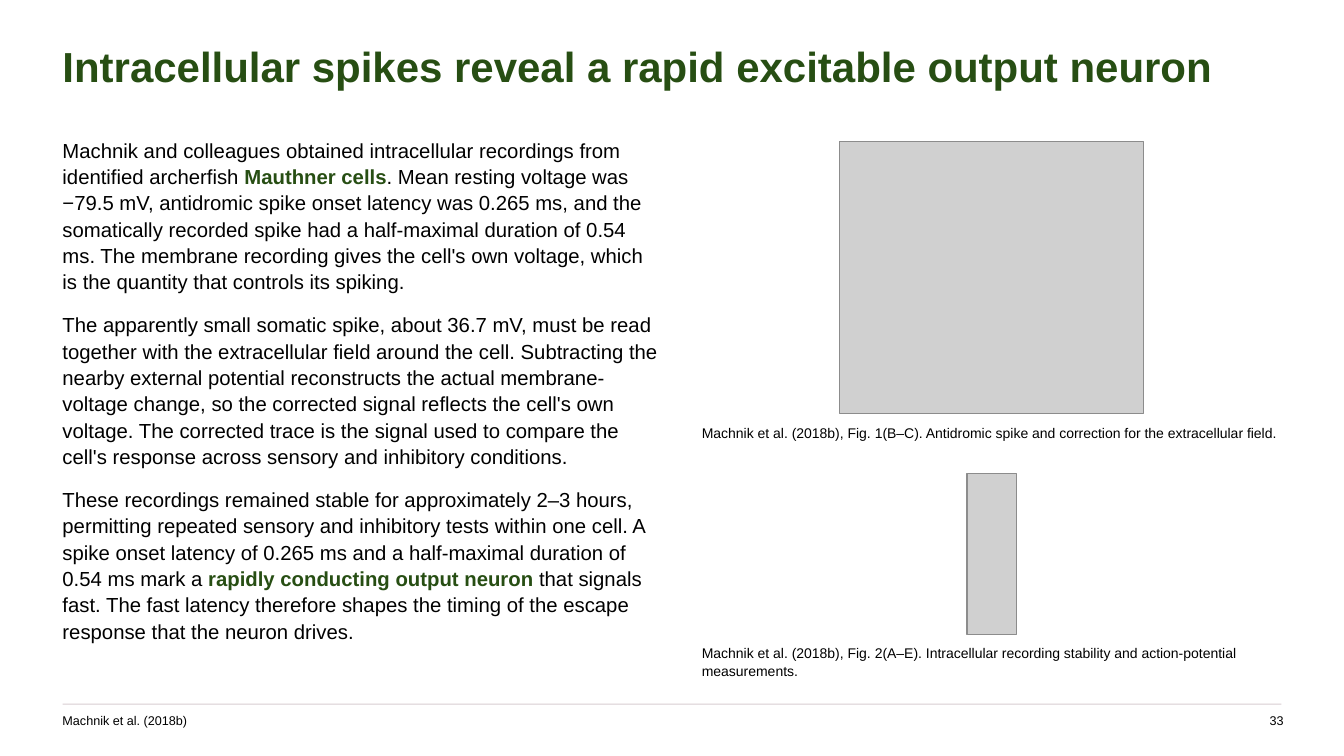
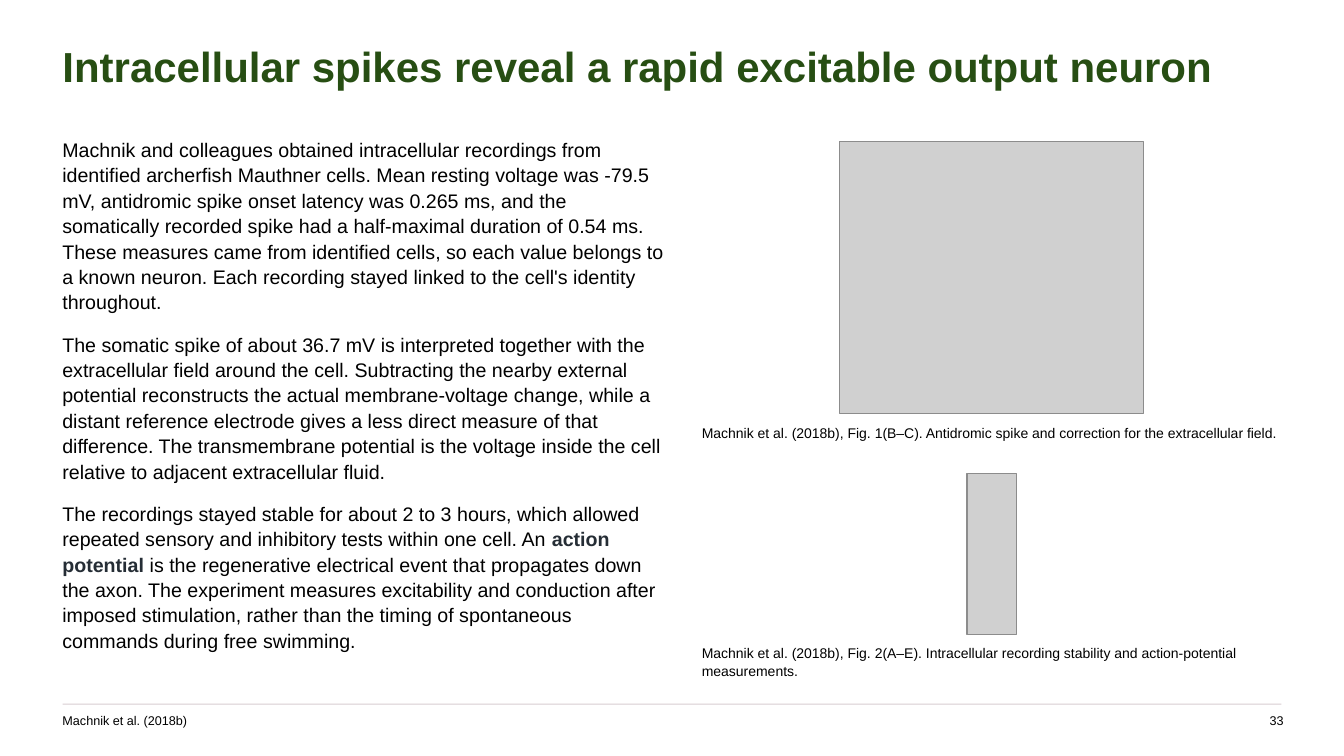
Before and after one commit to jordanxxlopez/NEUROETHOLOGY, a slide deck: slide 43 of scaffolded/Neuroethology_Lecture27_FA2026_SCAFFOLDED.pptx (slide 45 before the commit). Drawn at 1344x756 pixels with LibreOffice and Linux fonts; fonts in the diff are those of the drawing; grey boxes stand for pictures. Boxes give left, top, right and bottom in pixels: in the first picture for what was removed or moved away, otherwise in the second. Text is boxed around its words. In the diff, an @@ line names an element or a change of style, - is before the commit and + after.

```diff
--- a/scaffolded/Neuroethology_Lecture27_FA2026_SCAFFOLDED.pptx
+++ b/scaffolded/Neuroethology_Lecture27_FA2026_SCAFFOLDED.pptx
@@ text at (62,142,663,652): text changed; size 14.5 to 14 pt @@
-Machnik and colleagues obtained intracellular recordings from identified archerfish Mauthner cells. Mean resting voltage was −79.5 mV, antidromic spike onset latency was 0.265 ms, and the somatically recorded spike had a half-maximal duration of 0.54 ms. The membrane recording gives the cell's own voltage, which is the quantity that controls its spiking.
-The apparently small somatic spike, about 36.7 mV, must be read together with the extracellular field around the cell. Subtracting the nearby external potential reconstructs the actual membrane-voltage change, so the corrected signal reflects the cell's own voltage. The corrected trace is the signal used to compare the cell's response across sensory and inhibitory conditions.
-These recordings remained stable for approximately 2–3 hours, permitting repeated sensory and inhibitory tests within one cell. A spike onset latency of 0.265 ms and a half-maximal duration of 0.54 ms mark a rapidly conducting output neuron that signals fast. The fast latency therefore shapes the timing of the escape response that the neuron drives.
+Machnik and colleagues obtained intracellular recordings from identified archerfish Mauthner cells. Mean resting voltage was -79.5 mV, antidromic spike onset latency was 0.265 ms, and the somatically recorded spike had a half-maximal duration of 0.54 ms. These measures came from identified cells, so each value belongs to a known neuron. Each recording stayed linked to the cell's identity throughout.
+The somatic spike of about 36.7 mV is interpreted together with the extracellular field around the cell. Subtracting the nearby external potential reconstructs the actual membrane-voltage change, while a distant reference electrode gives a less direct measure of that difference. The transmembrane potential is the voltage inside the cell relative to adjacent extracellular fluid.
+The recordings stayed stable for about 2 to 3 hours, which allowed repeated sensory and inhibitory tests within one cell. An action potential is the regenerative electrical event that propagates down the axon. The experiment measures excitability and conduction after imposed stimulation, rather than the timing of spontaneous commands during free swimming.
```
Also in this commit, not shown: 51 other slides changed, 7 slides added, 7 slides removed, 4 other files.
